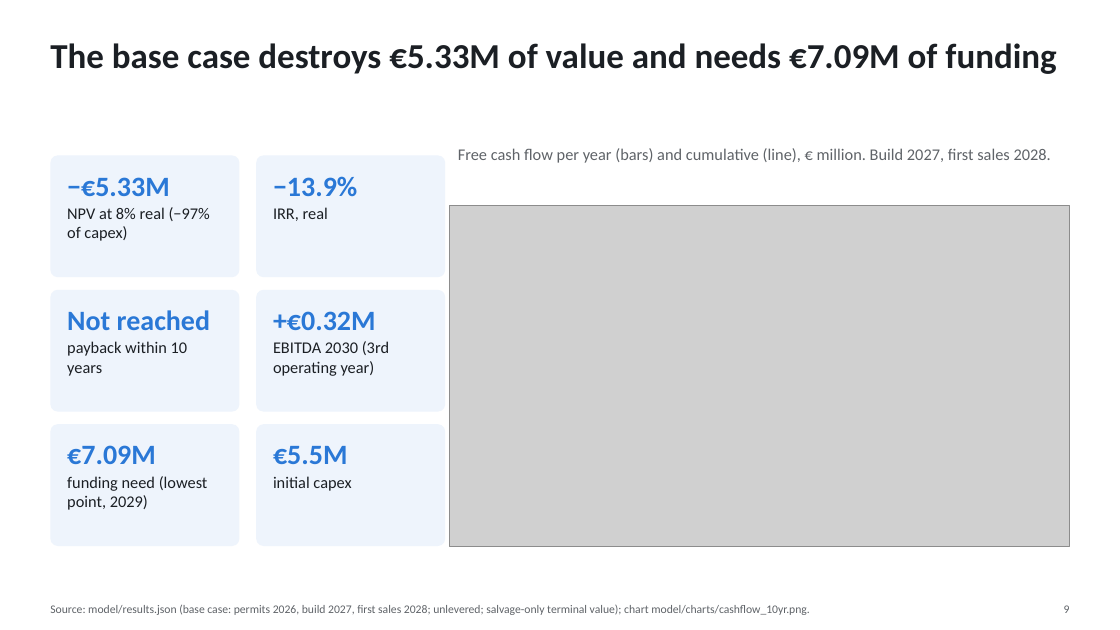
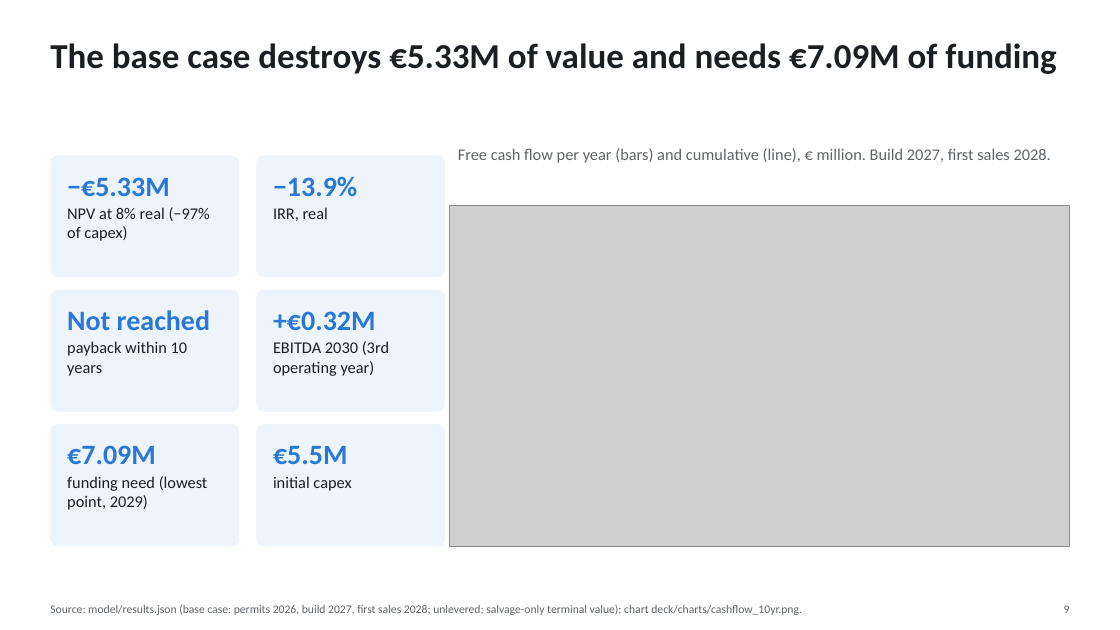
Before and after one commit to kmaster77/Repo2333, a slide deck: slide 9 of deck/pitch_deck.pptx. Drawn at 1120x630 pixels with LibreOffice and Linux fonts; fonts in the diff are those of the drawing; grey boxes stand for pictures. Boxes give left, top, right and bottom in pixels: in the first picture for what was removed or moved away, otherwise in the second. Text is boxed around its words. In the diff, an @@ line names an element or a change of style, - is before the commit and + after.

```diff
--- a/deck/pitch_deck.pptx
+++ b/deck/pitch_deck.pptx
@@ text at (50,605,802,615): text changed @@
-Source: model/results.json (base case: permits 2026, build 2027, first sales 2028; unlevered; salvage-only terminal value); chart model/charts/cashflow_10yr.png.
+Source: model/results.json (base case: permits 2026, build 2027, first sales 2028; unlevered; salvage-only terminal value); chart deck/charts/cashflow_10yr.png.
```
Also in this commit, not shown: 4 other slides changed, 6 other files.
